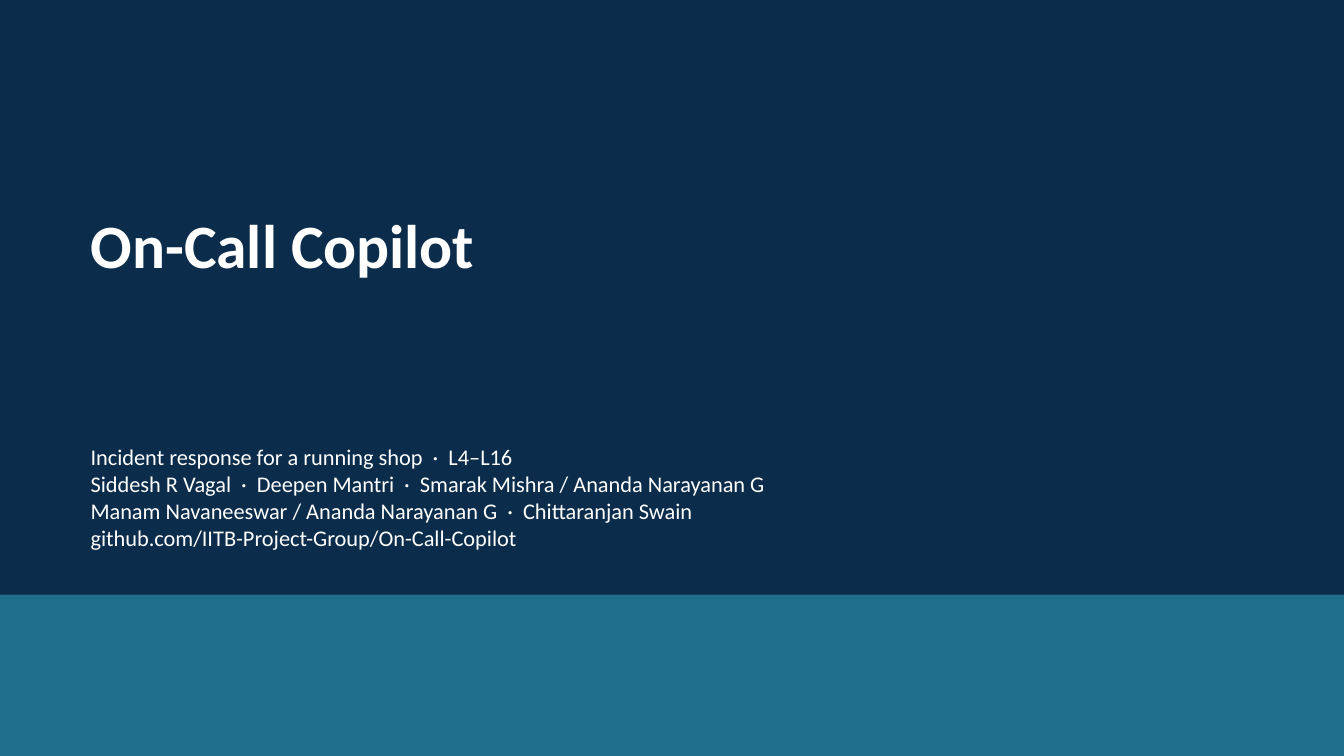
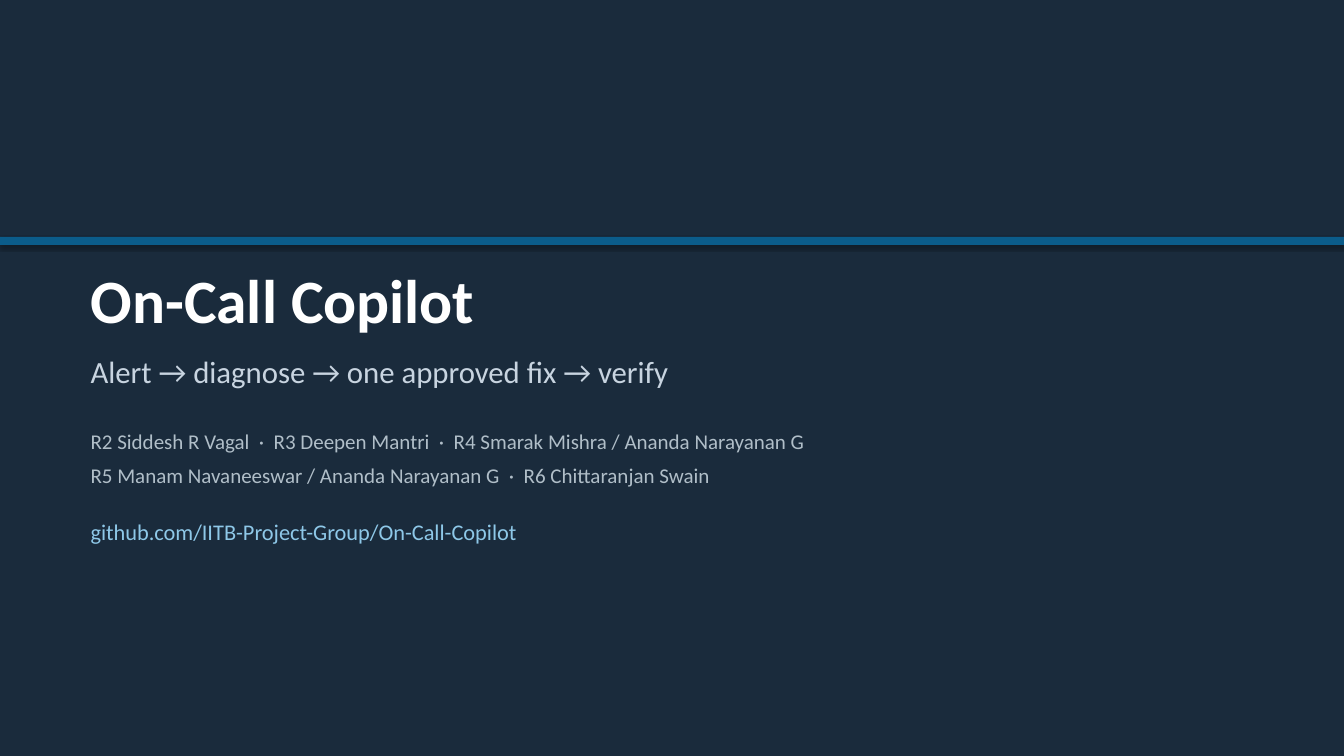
Before and after one commit to IITB-Project-Group/On-Call-Copilot, a slide deck: slide 1 of docs/submission/On-Call-Copilot-Slides.pptx. Drawn at 1344x756 pixels with LibreOffice and Linux fonts; fonts in the diff are those of the drawing. Boxes give left, top, right and bottom in pixels: in the first picture for what was removed or moved away, otherwise in the second. Text is boxed around its words. In the diff, an @@ line names an element or a change of style, - is before the commit and + after.

Commit message:
Refresh submission slides with clearer, less meta wording.

```diff
--- a/docs/submission/On-Call-Copilot-Slides.pptx
+++ b/docs/submission/On-Call-Copilot-Slides.pptx
@@ rectangle at [0,0,1344,756]: fill #0B2C4A to #1A2B3C @@
@@ rectangle: place and size @@
-rectangle at [0,595,1344,756]
+rectangle at [0,237,1344,245]
@@ rectangle at [0,237,1344,245]: fill #1F6F8B to #0B5C8A @@
@@ text removed at [91,224,474,278] @@
-On-Call Copilot
@@ text "On-Call Copilot": place and size @@
-text "On-Call Copilot" at [91,449,764,550]
+text "On-Call Copilot" at [91,279,804,544]
@@ text at [91,279,804,487]: text changed; size 16 to 15 pt; text colour #FFFFFF to #B0BEC8 @@
-Incident response for a running shop · L4–L16
-Siddesh R Vagal · Deepen Mantri · Smarak Mishra / Ananda Narayanan G
-Manam Navaneeswar / Ananda Narayanan G · Chittaranjan Swain
+On-Call Copilot
+Alert → diagnose → one approved fix → verify
+R2 Siddesh R Vagal · R3 Deepen Mantri · R4 Smarak Mishra / Ananda Narayanan G
+R5 Manam Navaneeswar / Ananda Narayanan G · R6 Chittaranjan Swain
@@ text at [91,524,517,544]: text colour #FFFFFF to #8EC8E8 in "github.com/IITB-Project-Group/On-Call-Copilot"; more space between paragraphs @@
```
Also in this commit, not shown: 10 other slides changed, 4 other files.
